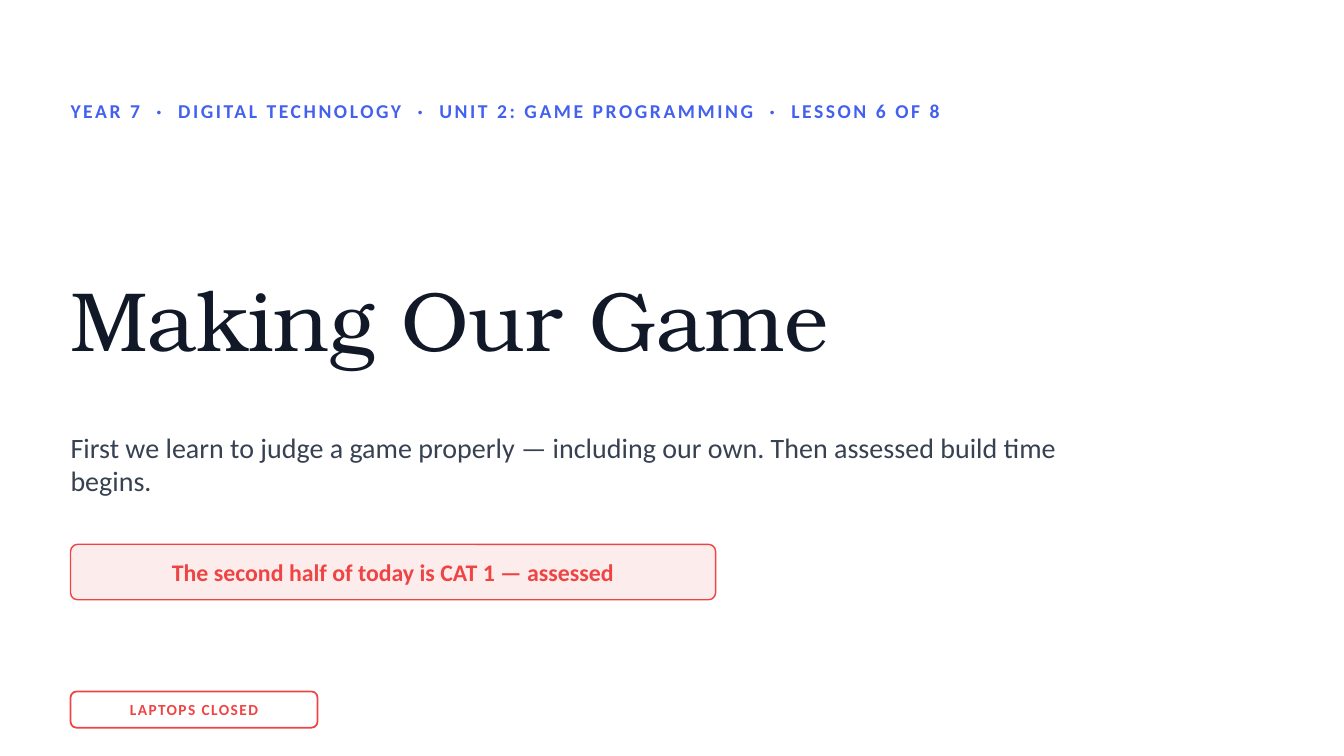
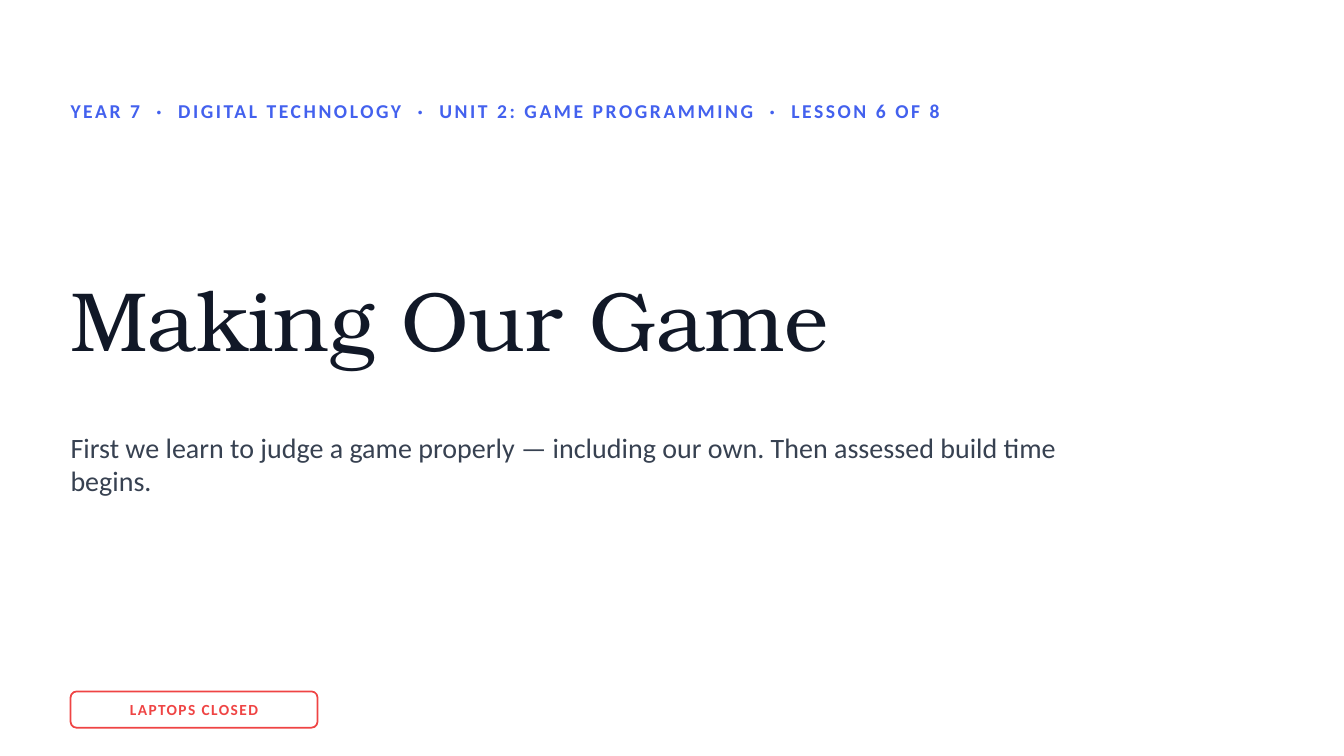
Before and after one commit to MrJimmmySmitts/eduportalresources, a slide deck: slide 1 of pages/7DTA2/Units/Unit 2 - Game Programming/Presentations/L6_MakingOurGame.pptx. Drawn at 1344x756 pixels with LibreOffice and Linux fonts; fonts in the diff are those of the drawing. Boxes give left, top, right and bottom in pixels: in the first picture for what was removed or moved away, otherwise in the second. Text is boxed around its words. In the diff, an @@ line names an element or a change of style, - is before the commit and + after.

```diff
--- a/pages/7DTA2/Units/Unit 2 - Game Programming/Presentations/L6_MakingOurGame.pptx
+++ b/pages/7DTA2/Units/Unit 2 - Game Programming/Presentations/L6_MakingOurGame.pptx
@@ rounded rectangle removed at [71,544,716,600] @@
@@ text removed at [172,564,613,585] @@
-The second half of today is CAT 1 — assessed
```
Also in this commit, not shown: 2 other slides changed, 6 other files.
